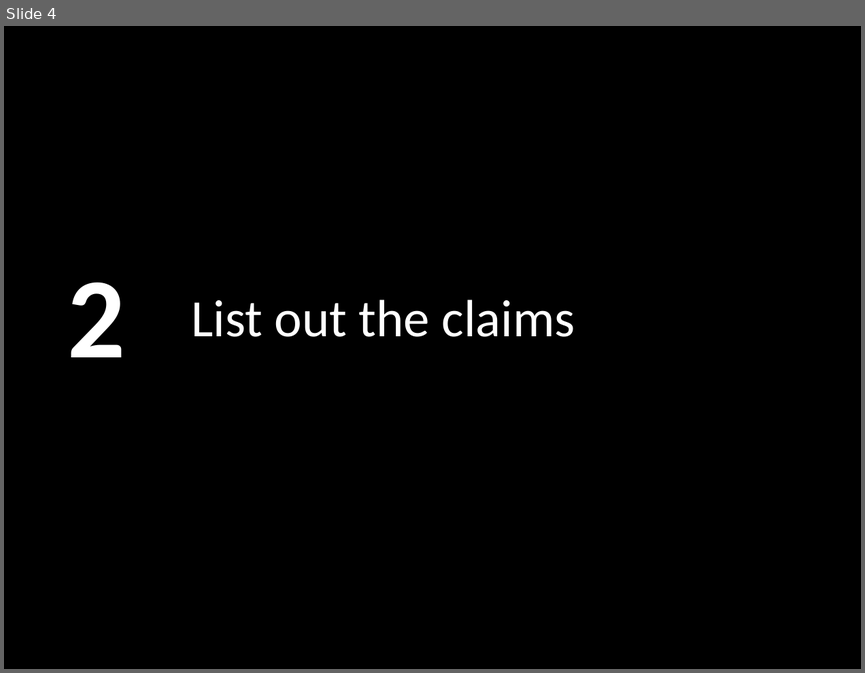
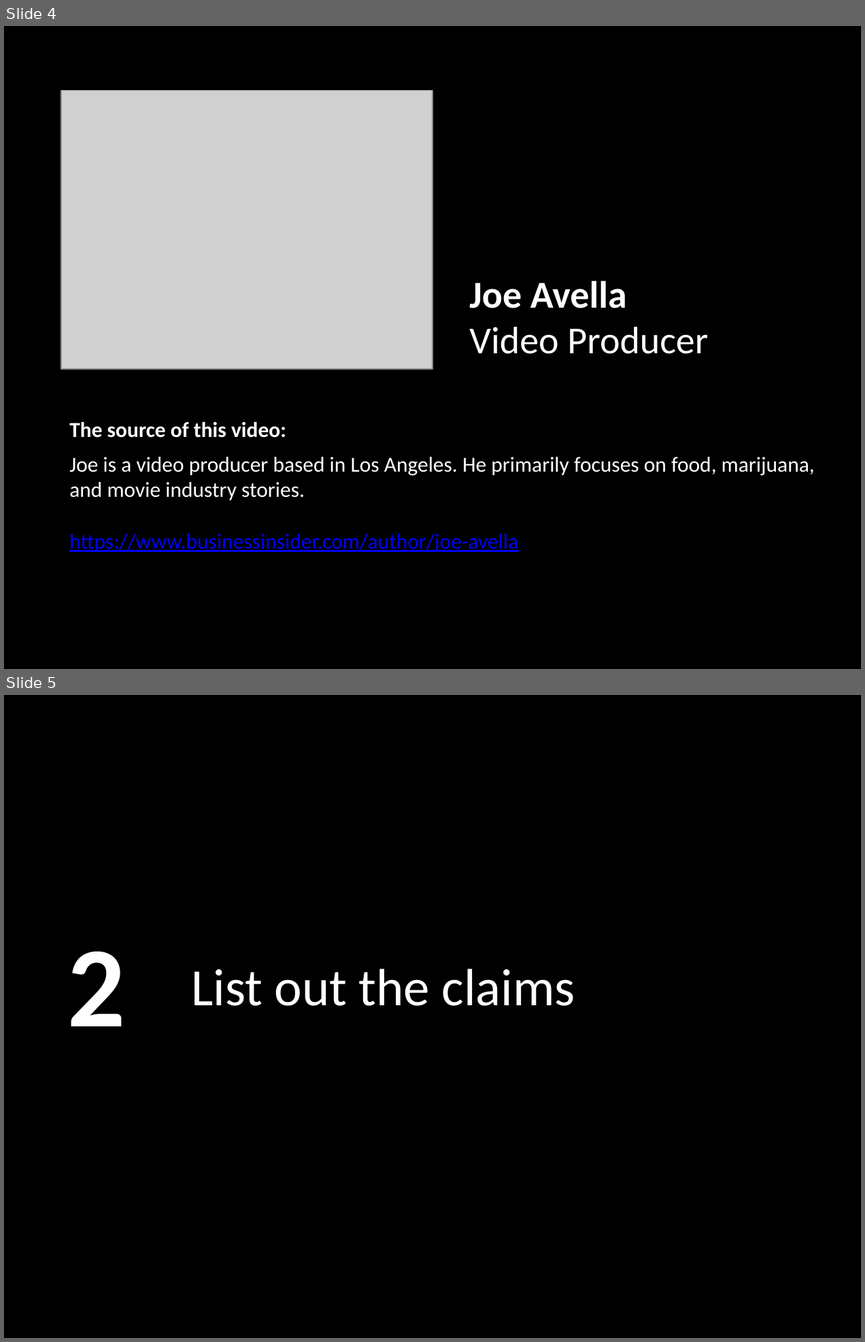
Before and after one commit to LukeMurphey/Ai1L, a slide deck: companion-website/public/files/22. Is the New Testament Corrupted.pptx. Shown one above the other, each under a label of ours: slide 4 before the commit, slides 4 and 5 after it. The pictures are 865x673 and 865x1342 pixels, drawn with LibreOffice and Linux fonts; fonts in the diff are those of the drawing; grey boxes stand for pictures. Boxes give left, top, right and bottom in pixels: in the first picture for what was removed or moved away, otherwise in the second. Text is boxed around its words. In the diff, an @@ line names an element or a change of style, - is before the commit and + after.

```diff
--- a/companion-website/public/files/22. Is the New Testament Corrupted.pptx
+++ b/companion-website/public/files/22. Is the New Testament Corrupted.pptx
@@ slide 4 added at (4,26,861,669), background #000000 @@
@@ picture added at (61,90,432,369) @@
@@ text added at (469,280,708,354), 32 pt, text #FFFFFF @@
+Joe Avella
+Video Producer
@@ text added at (69,422,815,552), 18 pt, text #FFFFFF @@
+The source of this video:
+Joe is a video producer based in Los Angeles. He primarily focuses on food, marijuana, and movie industry stories.
+https://www.businessinsider.com/author/joe-avella
@@ what was slide 4 is now slide 5 @@
```
Also in this commit, not shown: 1 other file.
